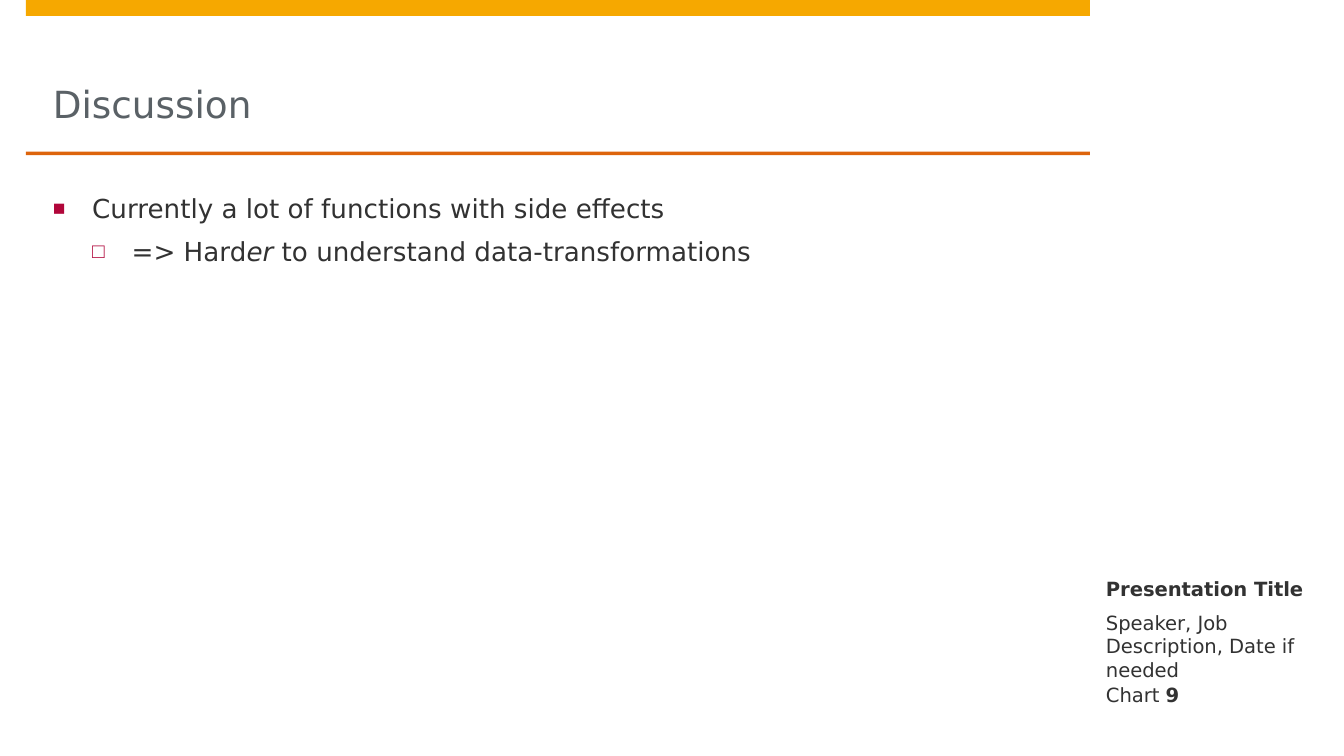
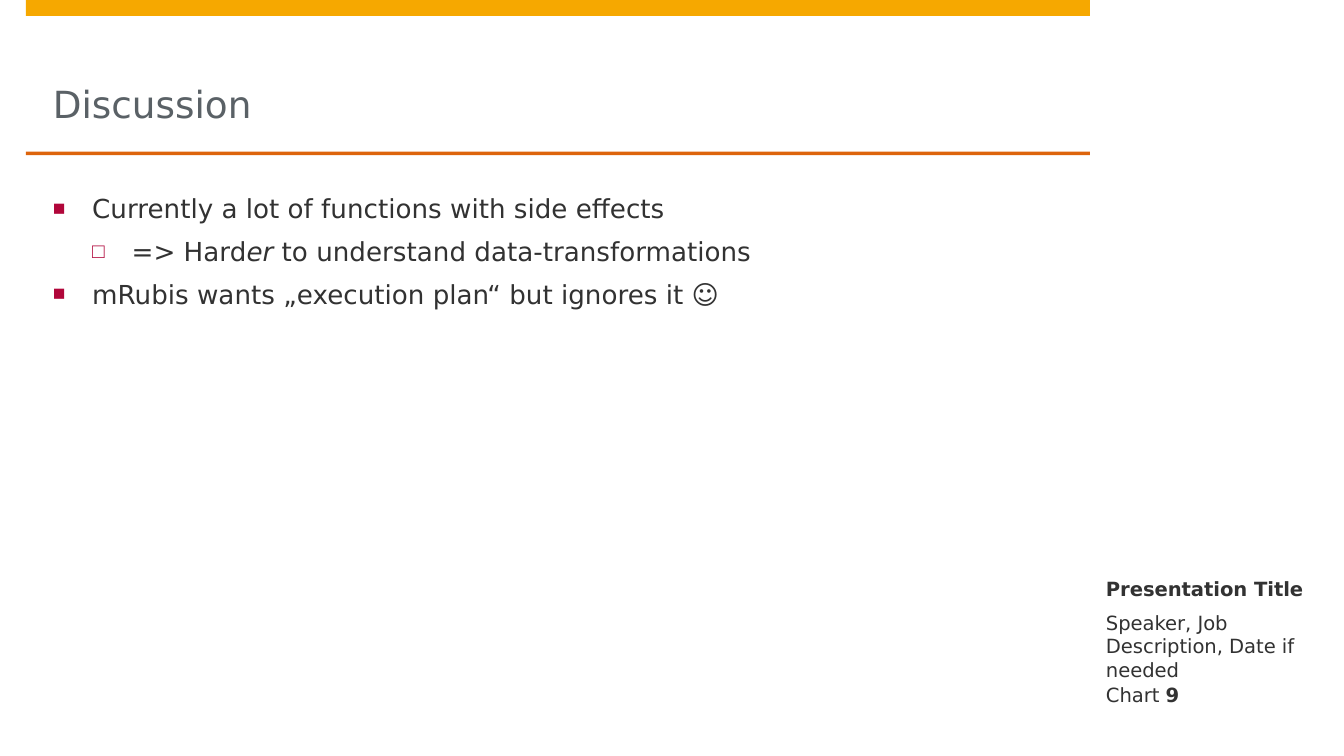
Before and after one commit to Phimanu/MachineLearningControl, a slide deck: slide 9 of mrubis_controller/presentation/MLC.pptx. Drawn at 1344x756 pixels with LibreOffice and Linux fonts; fonts in the diff are those of the drawing; background and template pictures are left out. Boxes give left, top, right and bottom in pixels: in the first picture for what was removed or moved away, otherwise in the second. Text is boxed around its words. In the diff, an @@ line names an element or a change of style, - is before the commit and + after.

```diff
--- a/mrubis_controller/presentation/MLC.pptx
+++ b/mrubis_controller/presentation/MLC.pptx
@@ text at [92,284,683,309]: paragraph added @@
+■ mRubis wants „execution plan“ but ignores it ☺
```
Also in this commit, not shown: 1 other file.
